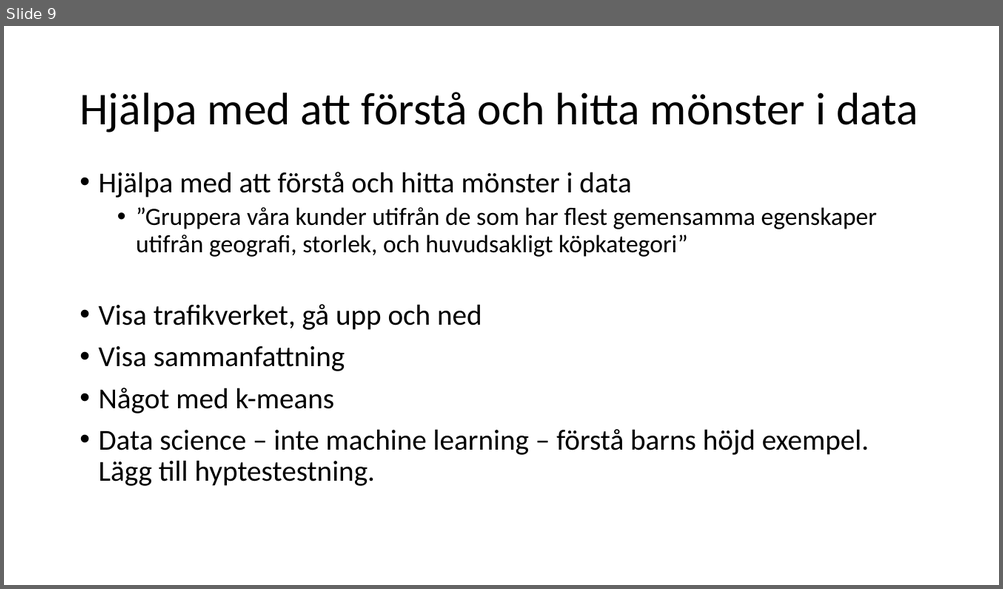
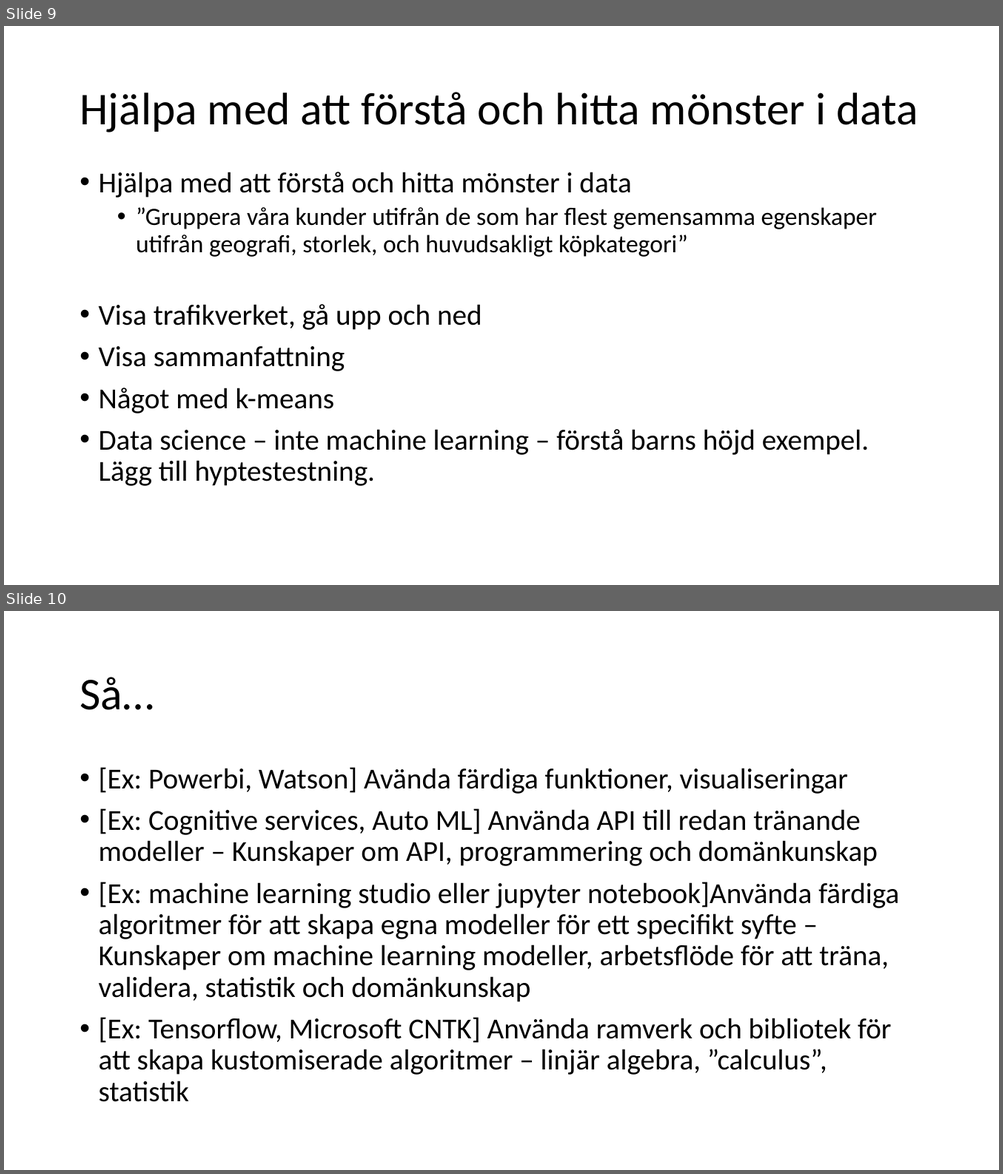
Before and after one commit to niklas3000/DataScience, a slide deck: Machine learning for dummies/Presentation/Machine learning AI och Data Science.pptx. Shown one above the other, each under a label of ours: slide 9 before the commit, slides 9 and 10 after it. The pictures are 1003x589 and 1003x1174 pixels, drawn with LibreOffice and Linux fonts; fonts in the diff are those of the drawing. Boxes give left, top, right and bottom in pixels: in the first picture for what was removed or moved away, otherwise in the second. Text is boxed around its words. In the diff, an @@ line names an element or a change of style, - is before the commit and + after.

```diff
--- a/Machine learning for dummies/Presentation/Machine learning AI och Data Science.pptx
+++ b/Machine learning for dummies/Presentation/Machine learning AI och Data Science.pptx
@@ slide 10 added at [4,611,999,1170], background #FFFFFF @@
@@ title added at [79,677,153,710], 44 pt, text #000000 @@
+Så…
@@ text added at [99,767,899,1102], 28 pt, text #000000 @@
+• [Ex: Powerbi, Watson] Avända färdiga funktioner, visualiseringar
+• [Ex: Cognitive services, Auto ML] Använda API till redan tränande modeller – Kunskaper om API, programmering och domänkunskap
+• [Ex: machine learning studio eller jupyter notebook]Använda färdiga algoritmer för att skapa egna modeller för ett specifikt syfte – Kunskaper om machine learning modeller, arbetsflöde för att träna, validera, statistik och domänkunskap
+• [Ex: Tensorflow, Microsoft CNTK] Använda ramverk och bibliotek för att skapa kustomiserade algoritmer – linjär algebra, ”calculus”, statistik
```
Also in this commit, not shown: 3 slides changed, 2 other files.
